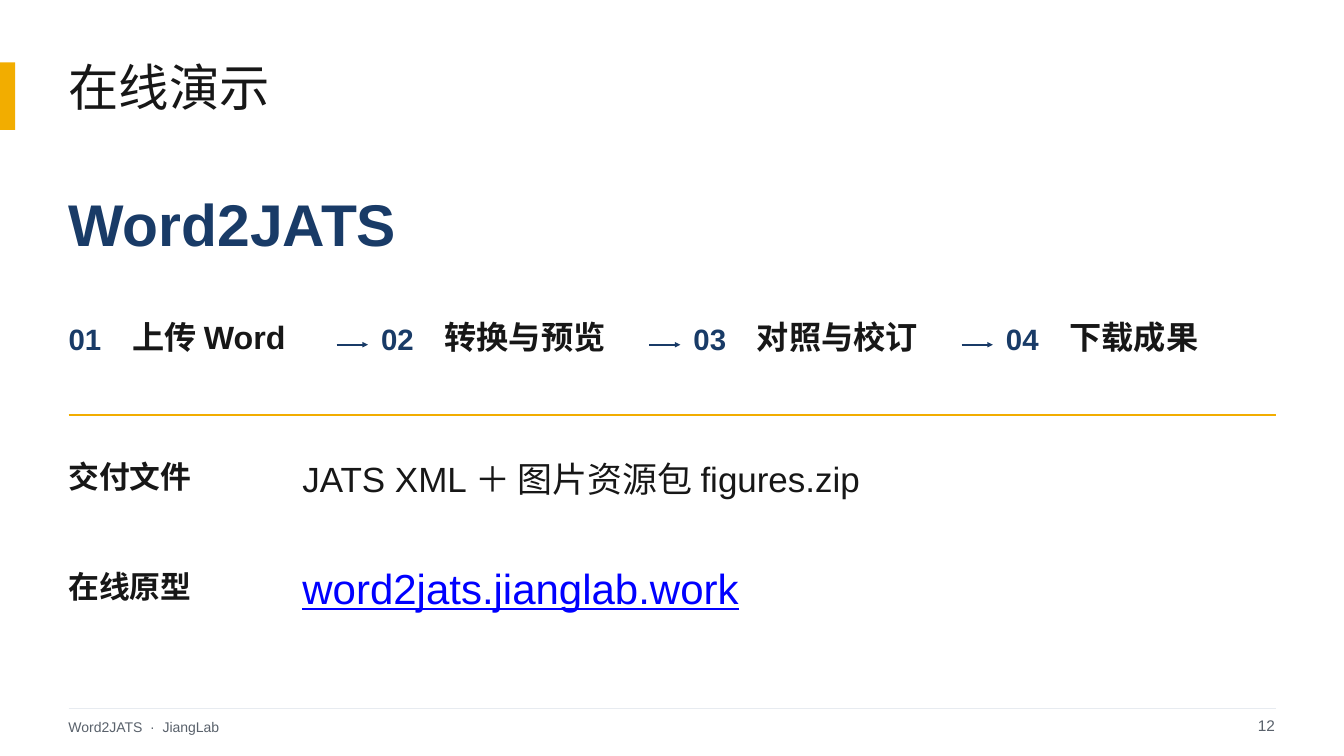
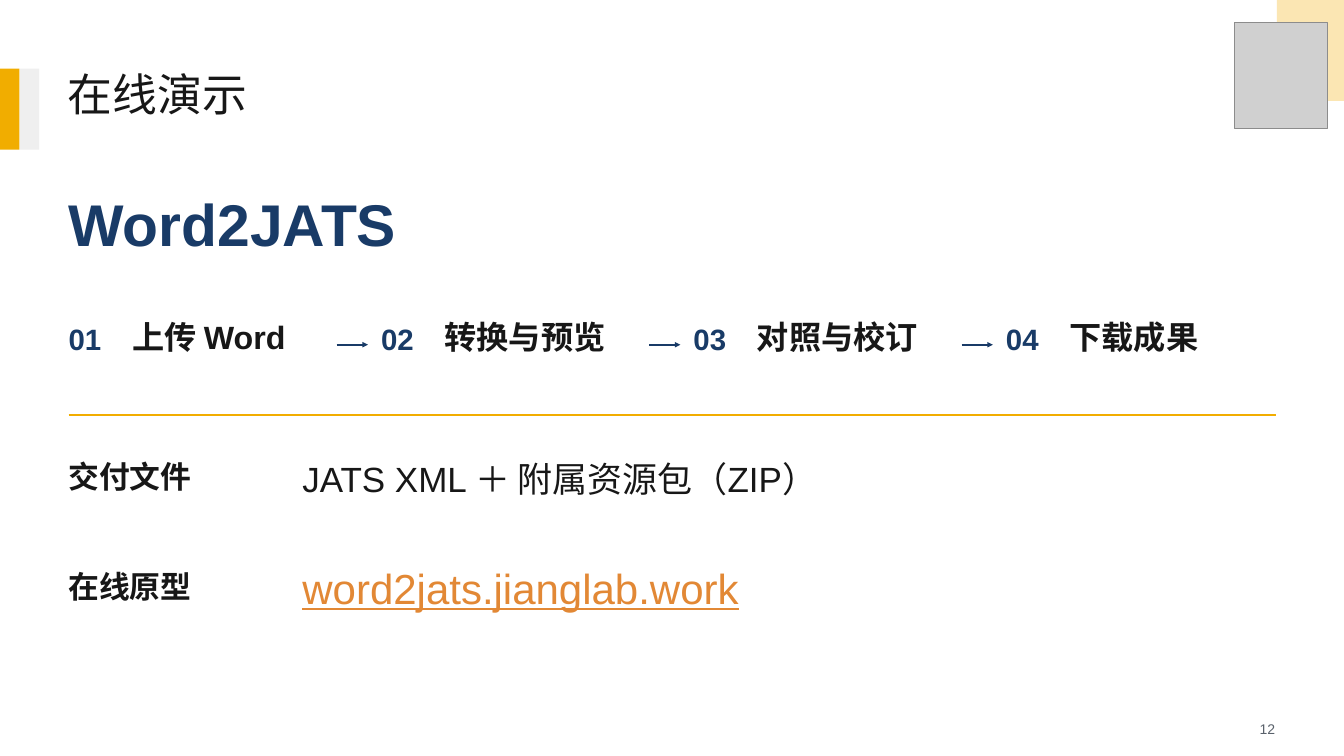
Before and after one commit to Deng-GuiFeng/Word2JATS, a slide deck: slide 12 of 决赛提交/JiangLab-决赛答辩.pptx. Drawn at 1344x756 pixels with LibreOffice and Linux fonts; fonts in the diff are those of the drawing; grey boxes stand for pictures. Boxes give left, top, right and bottom in pixels: in the first picture for what was removed or moved away, otherwise in the second. Text is boxed around its words. In the diff, an @@ line names an element or a change of style, - is before the commit and + after.

Commit message:
fix: restore competition slide template and align finals presentation with original brief

```diff
--- a/决赛提交/JiangLab-决赛答辩.pptx
+++ b/决赛提交/JiangLab-决赛答辩.pptx
@@ picture added at [1235, 22, 1328, 129] @@
@@ freeform shape added at [1277, 0, 1344, 101], fill #FBE6B3 @@
@@ rectangle: place and size @@
-rectangle at [0, 63, 15, 130]
+rectangle at [0, 69, 19, 150]
@@ rectangle at [0, 69, 19, 150]: fill #F2AD00 to #F1AD00 @@
@@ rectangle added at [19, 69, 38, 150], fill #EFEFEF @@
@@ text "在线演示": place and size @@
-text "在线演示" at [69, 63, 271, 110]
+text "在线演示" at [68, 73, 247, 115]
@@ text "在线演示" at [68, 73, 247, 115]: size 36 to 32 pt; line spacing 42.5pt to 37.8pt @@
@@ text at [302, 462, 817, 496]: text changed @@
-JATS XML ＋ 图片资源包 figures.zip
+JATS XML ＋ 附属资源包（ZIP）
@@ text "word2jats.jianglab.work" at [302, 573, 738, 613]: text colour #0000FF to #E28835 @@
@@ line removed from (69, 709) to (1276, 709) @@
@@ text removed at [68, 722, 220, 735] @@
-Word2JATS · JiangLab
@@ text "12" at [1260, 724, 1276, 734]: size 11 to 10 pt; line spacing 13pt to 11.8pt @@
```
Also in this commit, not shown: 11 other slides changed, 1 slide added, 4 other files.
